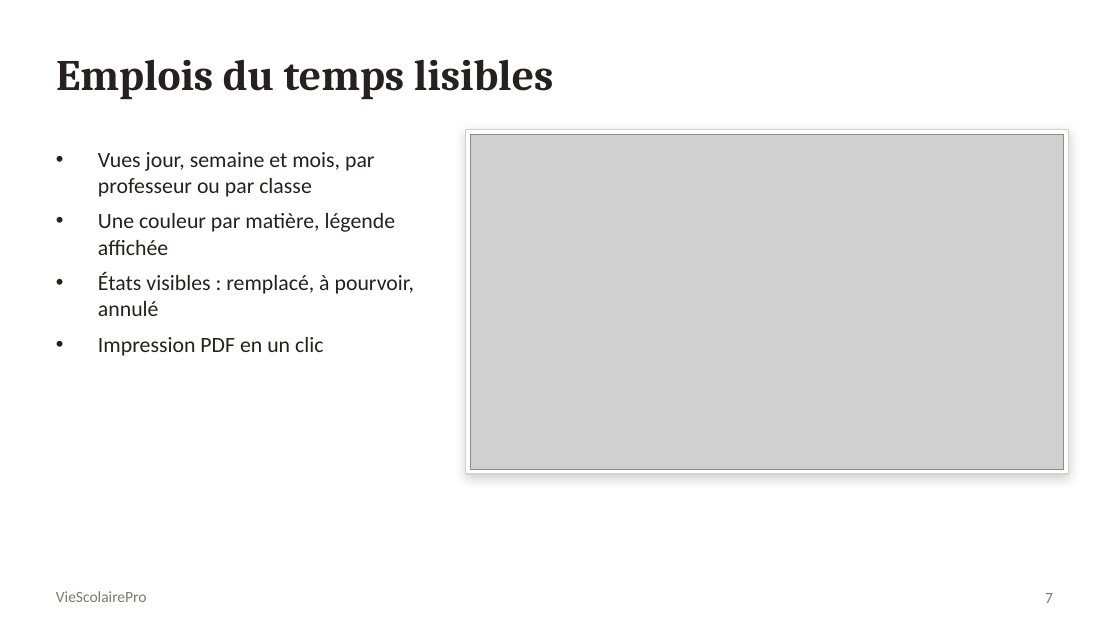
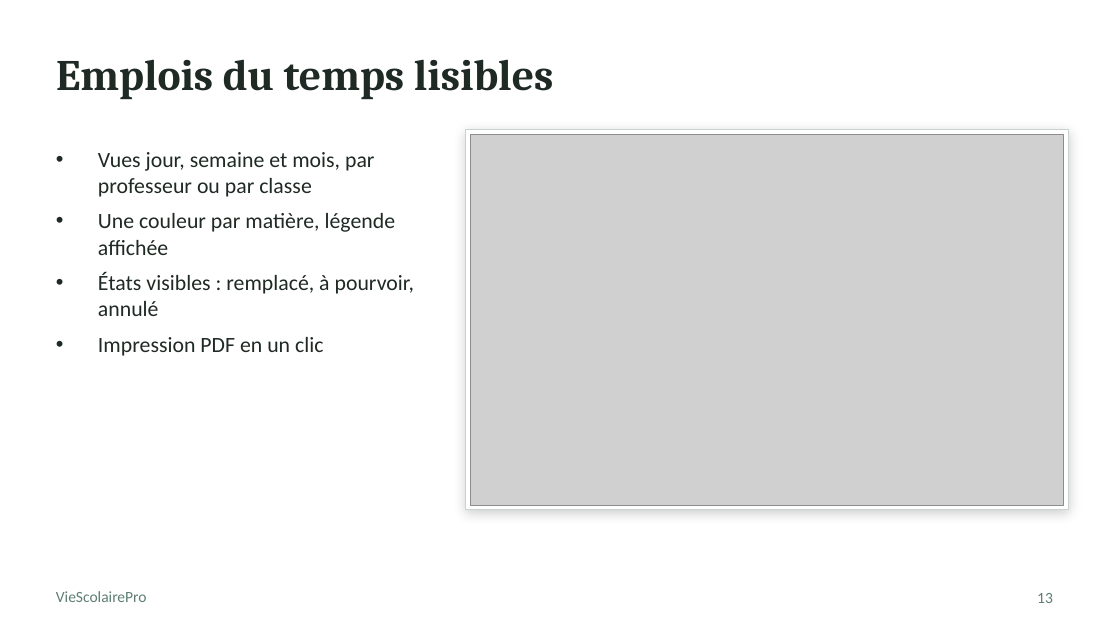
Before and after one commit to selwateaching/academie, a slide deck: slide 13 of presentation/VieScolairePro_presentation.pptx (slide 7 before the commit). Drawn at 1120x630 pixels with LibreOffice and Linux fonts; fonts in the diff are those of the drawing; grey boxes stand for pictures. Boxes give left, top, right and bottom in pixels: in the first picture for what was removed or moved away, otherwise in the second. Text is boxed around its words. In the diff, an @@ line names an element or a change of style, - is before the commit and + after.

```diff
--- a/presentation/VieScolairePro_presentation.pptx
+++ b/presentation/VieScolairePro_presentation.pptx
@@ rectangle: place and size @@
-rectangle at (466,130,1068,474)
+rectangle at (466,130,1068,510)
@@ rectangle at (466,130,1068,510): outline #D8D2C4 0.75 pt to #C9D3CD 0.75 pt @@
@@ picture: place and size @@
-picture at (470,134,1064,469)
+picture at (470,134,1064,505)
@@ text "VieScolairePro" at (56,591,147,602): text colour #777F67 to #5E7F72 @@
@@ page number at (1037,593,1053,603): text changed; text colour #777F67 to #5E7F72 @@
-7
+13
```
Also in this commit, not shown: 17 other slides changed, 17 slides added, 2 slides removed, 42 other files.
